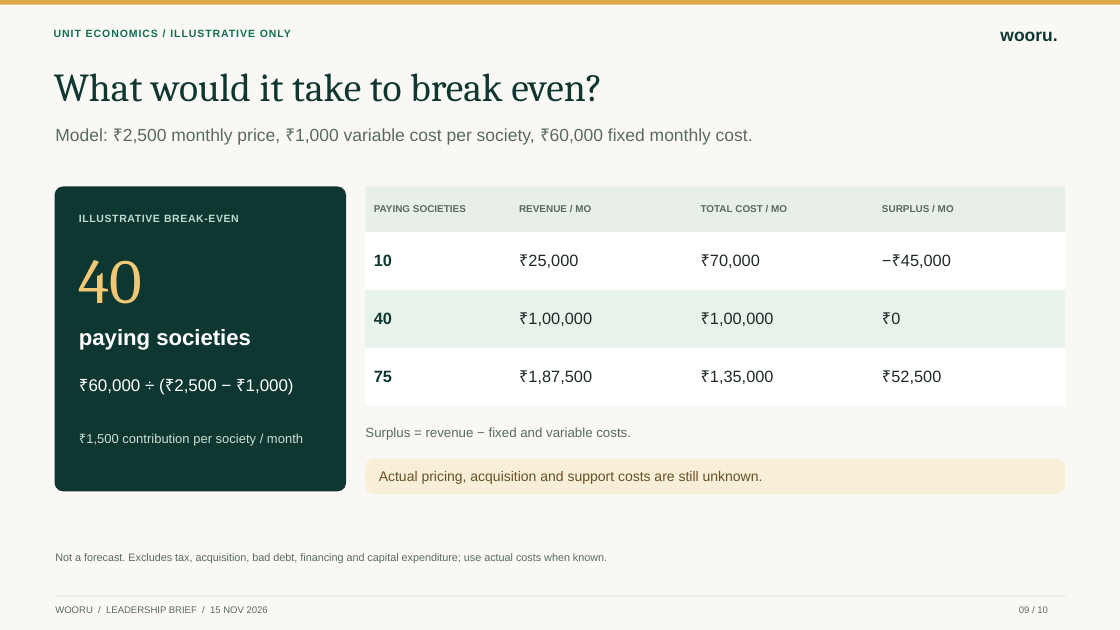
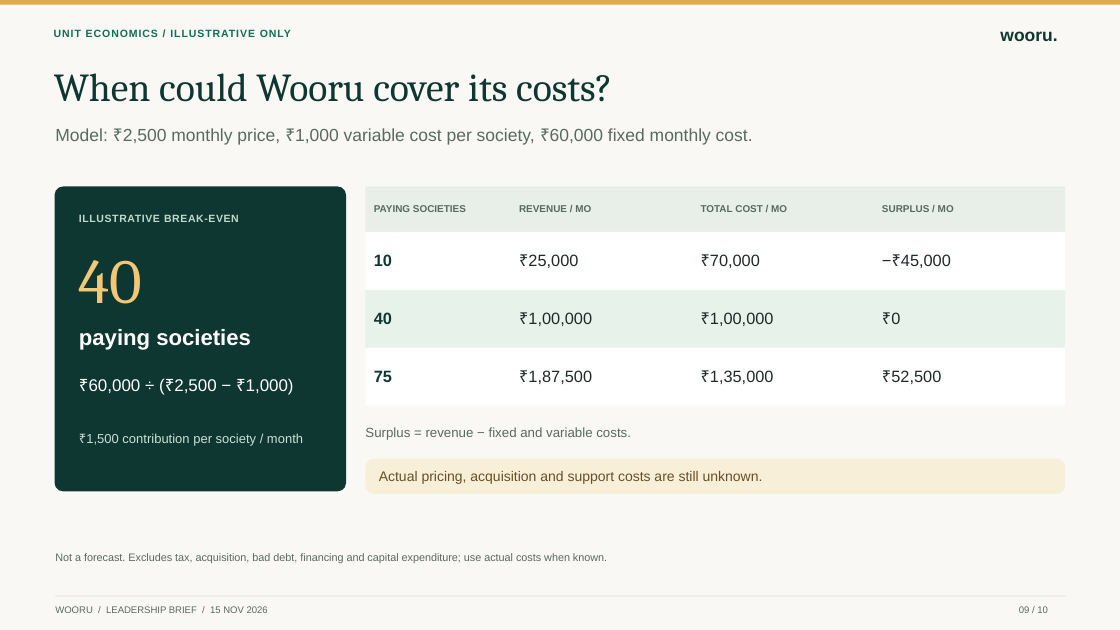
Before and after one commit to venkatbrr/Society_Service_Hub, a slide deck: slide 9 of docs/presentations/wooru-one-app-market-and-economics.pptx. Drawn at 1120x630 pixels with LibreOffice and Linux fonts; fonts in the diff are those of the drawing. Boxes give left, top, right and bottom in pixels: in the first picture for what was removed or moved away, otherwise in the second. Text is boxed around its words. In the diff, an @@ line names an element or a change of style, - is before the commit and + after.

```diff
--- a/docs/presentations/wooru-one-app-market-and-economics.pptx
+++ b/docs/presentations/wooru-one-app-market-and-economics.pptx
@@ text at box(54, 73, 612, 102): text changed @@
-What would it take to break even?
+When could Wooru cover its costs?
```
Also in this commit, not shown: 9 other slides changed, 8 other files.
